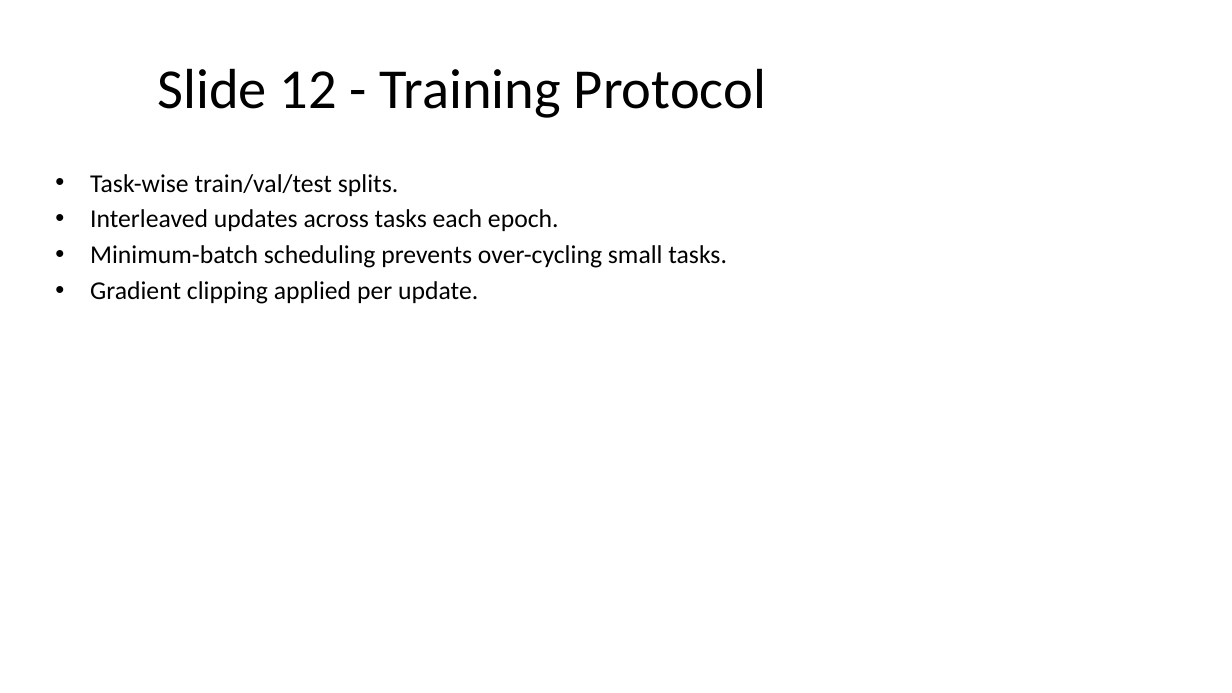
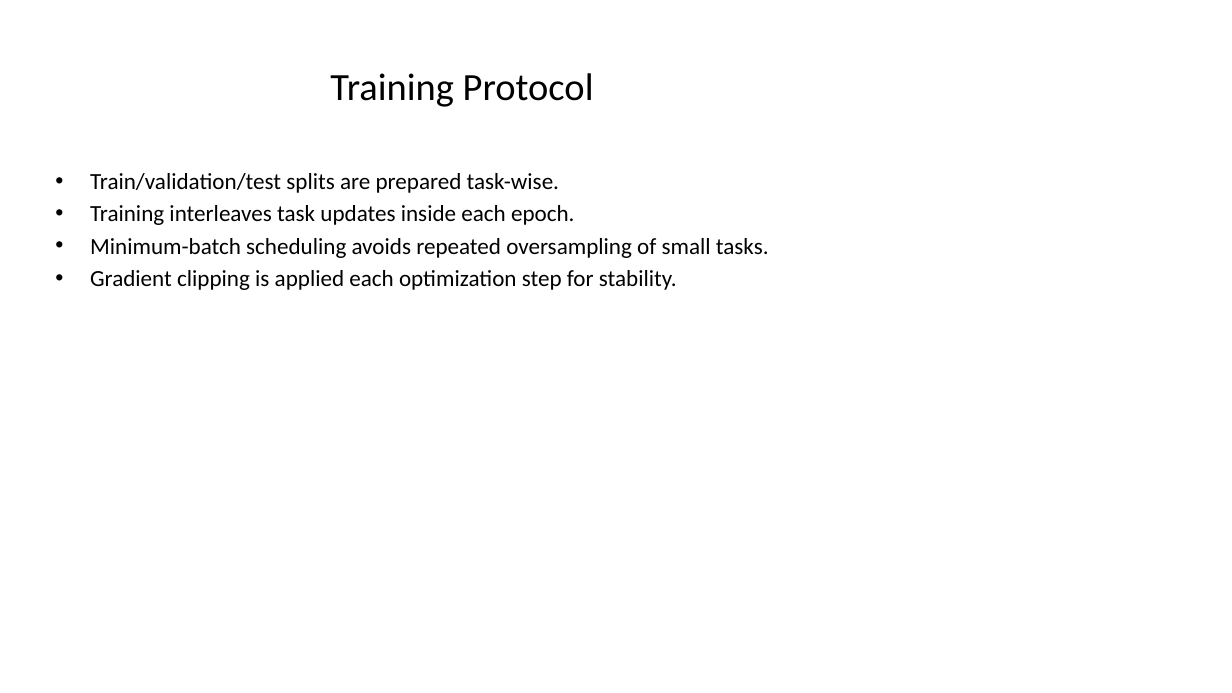
Before and after one commit to Sushree2179/Neural_PK-PD_Modeling_with_ODE, a slide deck: slide 14 of Slides/Phase3B_18Slide_Deck.pptx (slide 12 before the commit). Drawn at 1232x693 pixels with LibreOffice and Linux fonts; fonts in the diff are those of the drawing. Boxes give left, top, right and bottom in pixels: in the first picture for what was removed or moved away, otherwise in the second. Text is boxed around its words. In the diff, an @@ line names an element or a change of style, - is before the commit and + after.

```diff
--- a/Slides/Phase3B_18Slide_Deck.pptx
+++ b/Slides/Phase3B_18Slide_Deck.pptx
@@ title at (330,73,594,107): text changed; size 44 to 30 pt @@
-Slide 12 - Training Protocol
+Training Protocol
@@ text at (90,173,769,290): text changed; size 20 to 18 pt @@
-• Task-wise train/val/test splits.
-• Interleaved updates across tasks each epoch.
-• Minimum-batch scheduling prevents over-cycling small tasks.
-• Gradient clipping applied per update.
+• Train/validation/test splits are prepared task-wise.
+• Training interleaves task updates inside each epoch.
+• Minimum-batch scheduling avoids repeated oversampling of small tasks.
+• Gradient clipping is applied each optimization step for stability.
```
Also in this commit, not shown: 17 other slides changed, 5 slides added, 3 other files.
